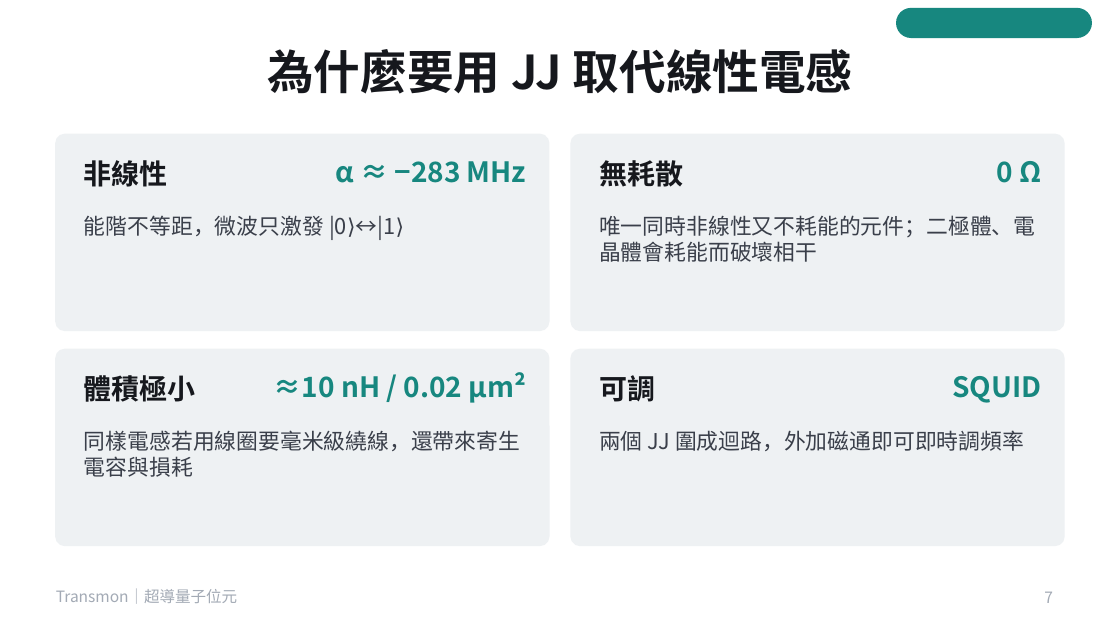
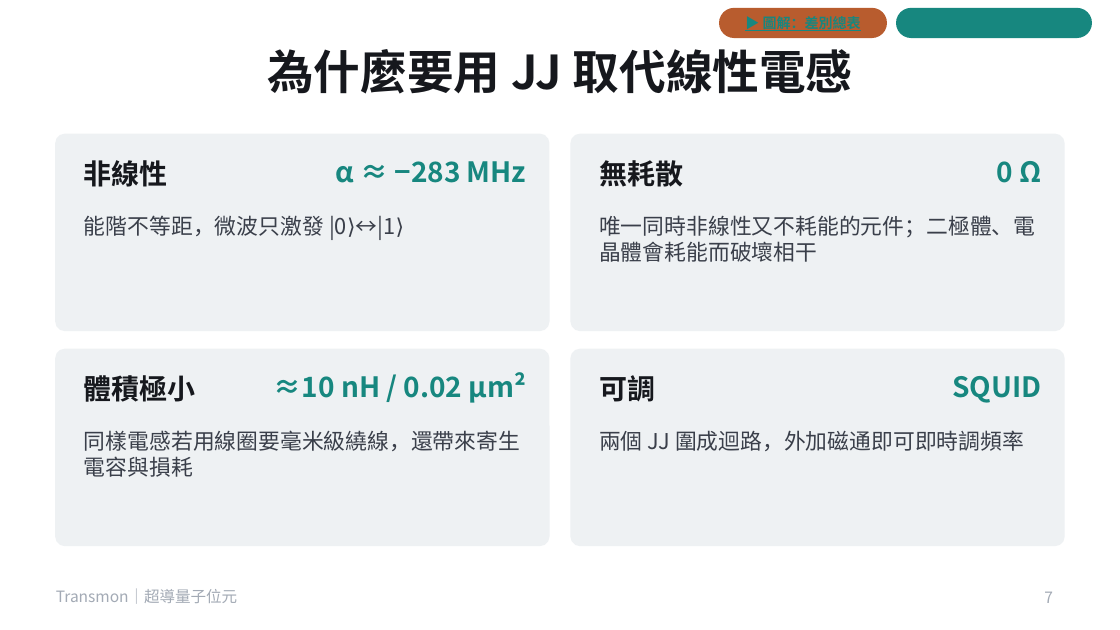
Before and after one commit to pcpcchen-coder/QuantumComputing, a slide deck: slide 7 of slides/transmon.pptx. Drawn at 1120x630 pixels with LibreOffice and Linux fonts; fonts in the diff are those of the drawing. Boxes give left, top, right and bottom in pixels: in the first picture for what was removed or moved away, otherwise in the second. Text is boxed around its words. In the diff, an @@ line names an element or a change of style, - is before the commit and + after.

```diff
--- a/slides/transmon.pptx
+++ b/slides/transmon.pptx
@@ rounded rectangle added at (719, 8, 887, 38), fill #B85C2E, 9 pt, text #17877F, bold, underline @@
+▶ 圖解：差別總表
```
Also in this commit, not shown: 8 other slides changed, 5 other files.
